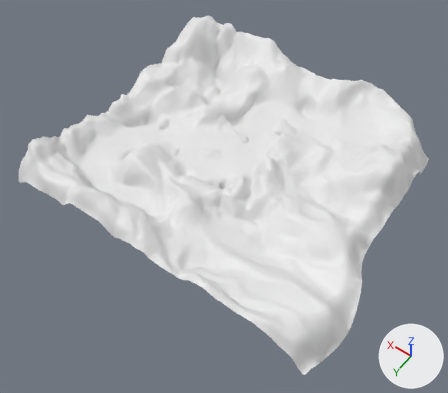
What one commit did to the Blender file Assets/Graphics/Terrains/Lvl2.blend.
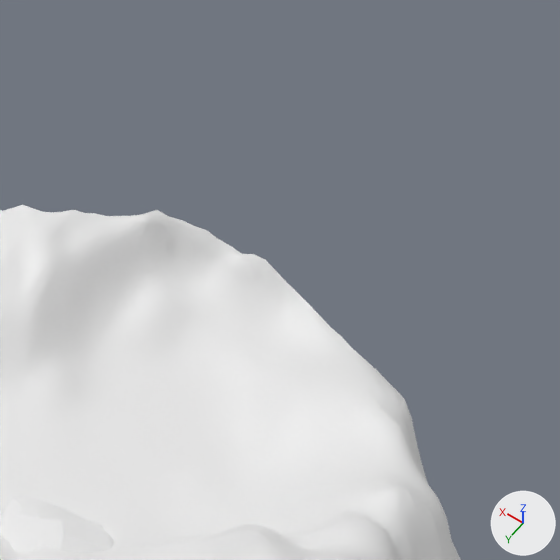
Old and new are each drawn whole from a 50 mm lens placed at (-16.13, 23.44, 32.8), pointed at (-0.82, 2.01, -0.88) and again close up on the part from 74% to 99% of the width and 9% to 38% of the height. The lights are fixed; the arrows at lower right show +X, +Y and +Z.

The first close-up shows 'Cube.001', 'Landscape.001'.
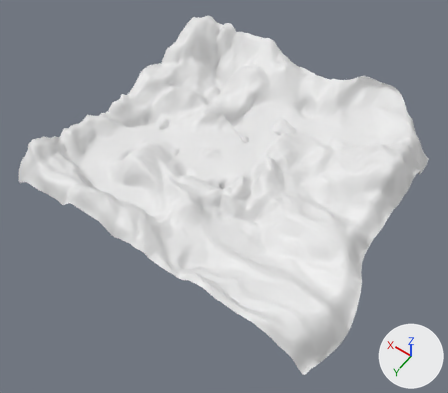
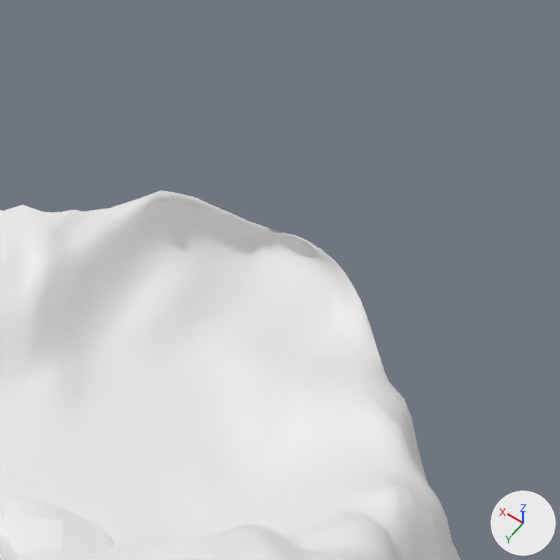
Changed parts and their boxes (x1, y1, x2, y2) in the close-ups (560 x 560 px; the box of a moved part takes in the faces that stretch with it):
'Landscape.001', reshaped
    before: (0, 205, 461, 560)
    after: (0, 191, 461, 560)
part 1 of me_landscape_001, moved or reshaped
    before: (83, 210, 388, 383)
    after: (83, 191, 389, 383)

What changed in the scene script:
```text
Change me_landscape_001:
    used by ob_landscape_001; location = (0.0, 0.0, 0.0); scale = (10.1, 10.1, 10.1)
    remove me_landscape_001.from_pydata(...)  # 16640 vertices, 16383 faces; spans x -1.26..1.07, y -1.16..1.01, z -0.16..0.36
    add me_landscape_001.from_pydata(...)  # 16640 vertices, 16383 faces; spans x -1.26..1.07, y -1.24..1.01, z -0.16..0.36
    me_landscape_001 part 1: 189 of 16640 vertices moved; they spanned x -0.79..-0.33, y -1.16..-0.99, z 0.05..0.19 and now span x -0.8..-0.33, y -1.24..-1.0, z 0.05..0.2; mean shift (-0.02, -0.05, 0.0); largest move (-0.53, -1.1, 0.08) -> (-0.59, -1.22, 0.09)
```
